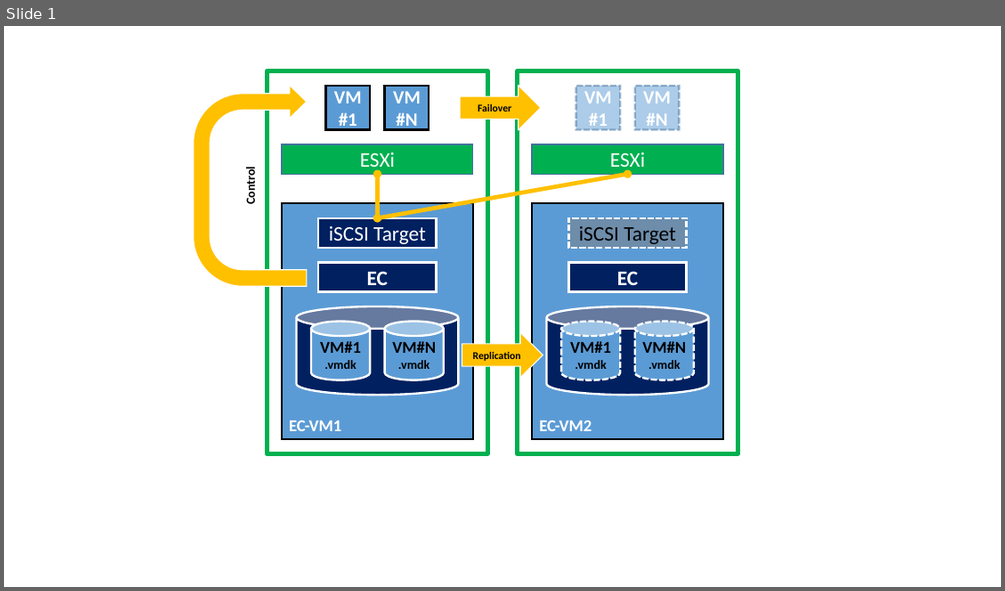
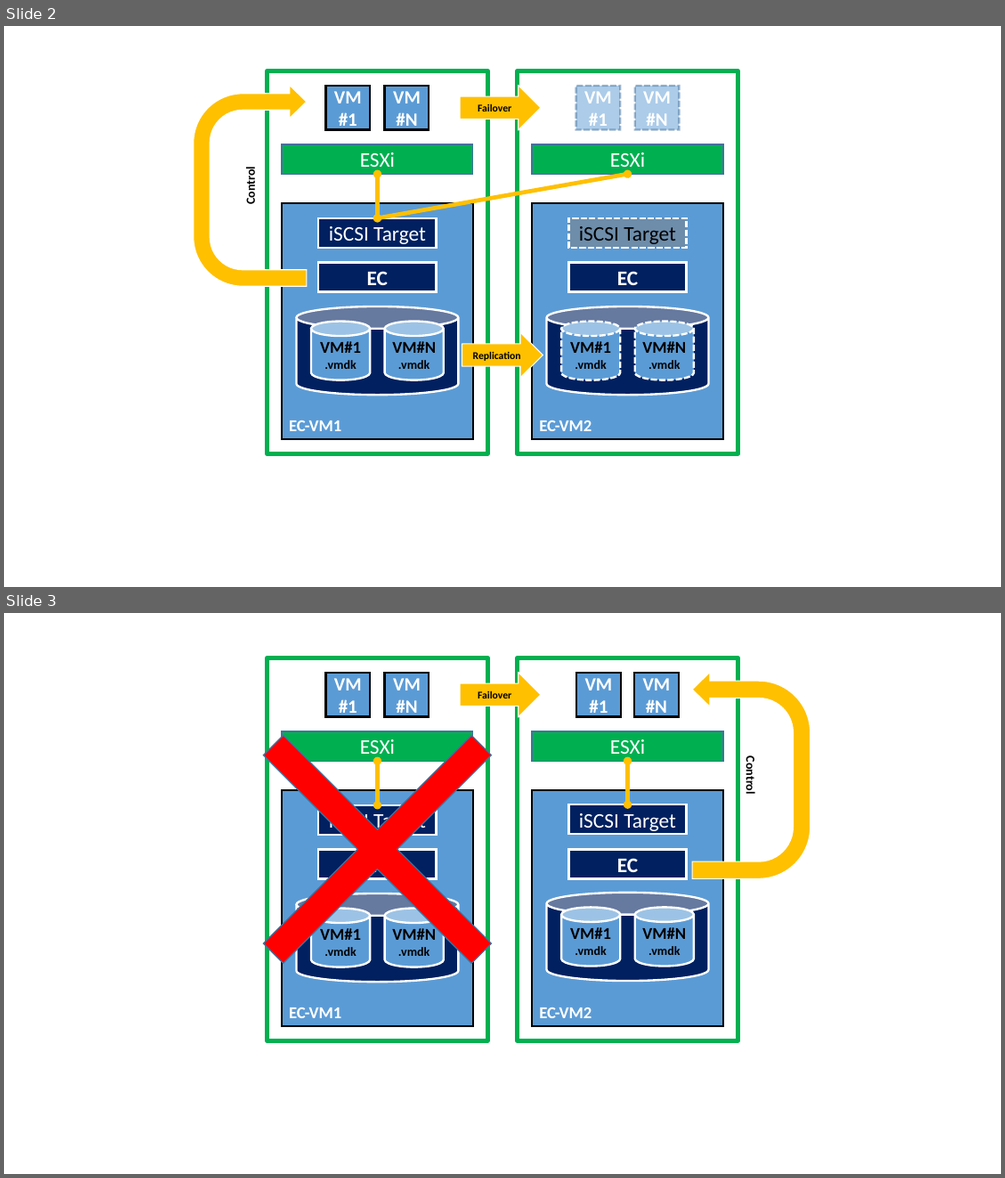
Before and after one commit to EXPRESSCLUSTER/VMware, a slide deck: vmware-cluster.pptx. Shown one above the other, each under a label of ours: slide 1 before the commit, slides 2 and 3 after it. The pictures are 1005x591 and 1005x1178 pixels, drawn with LibreOffice and Linux fonts; fonts in the diff are those of the drawing. Boxes give left, top, right and bottom in pixels: in the first picture for what was removed or moved away, otherwise in the second. Text is boxed around its words. In the diff, an @@ line names an element or a change of style, - is before the commit and + after.

```diff
--- a/vmware-cluster.pptx
+++ b/vmware-cluster.pptx
@@ slide 3 added at bbox=[4, 613, 1001, 1174], background #FFFFFF @@
@@ plus added at bbox=[169, 641, 585, 1058], fill #FF0000, outline #43739E 1 pt @@
@@ rectangle added at bbox=[267, 657, 488, 1041], outline #00B050 4 pt @@
@@ rectangle added at bbox=[517, 657, 737, 1041], outline #00B050 4 pt @@
@@ rectangle added at bbox=[325, 673, 370, 717], fill #5B9BD5, outline #000000 2 pt, 18 pt, text #FFFFFF, bold @@
+VM
+#1
@@ rectangle added at bbox=[385, 673, 429, 717], fill #5B9BD5, outline #000000 2 pt, 18 pt, text #FFFFFF, bold @@
+VM
+#N
@@ right arrow added at bbox=[461, 672, 541, 717], fill #FFC000, outline #FFFFFF 1 pt, 10 pt, text #000000, bold @@
+Failover
@@ rectangle added at bbox=[577, 673, 621, 717], fill #5B9BD5, outline #000000 2 pt, 18 pt, text #FFFFFF, bold @@
+VM
+#1
@@ rectangle added at bbox=[634, 673, 679, 717], fill #5B9BD5, outline #000000 2 pt, 18 pt, text #FFFFFF, bold @@
+VM
+#N
@@ uturn arrow added at bbox=[692, 672, 810, 878], fill #FFC000, outline #FFFFFF 1 pt, 12 pt, text #000000, bold @@
+Control
@@ rectangle added at bbox=[282, 731, 473, 761], fill #00B050, outline #43739E 1 pt, 20 pt, text #FFFFFF @@
+ESXi
@@ rectangle added at bbox=[532, 731, 723, 761], fill #00B050, outline #43739E 1 pt, 20 pt, text #FFFFFF @@
+ESXi
@@ double arrow added from (377, 761) to (377, 805), #FFC000 4 pt @@
@@ double arrow added from (628, 761) to (628, 804), #FFC000 4 pt @@
@@ rectangle added at bbox=[282, 790, 473, 1026], fill #5B9BD5, outline #000000 2 pt, 16 pt, text #FFFFFF, bold @@
+EC-VM1
@@ rectangle added at bbox=[532, 790, 723, 1026], fill #5B9BD5, outline #000000 2 pt, 16 pt, text #FFFFFF, bold @@
+EC-VM2
@@ rectangle added at bbox=[319, 805, 437, 835], fill #002060, outline #FFFFFF 2 pt, 20 pt, text #FFFFFF @@
+iSCSI Target
@@ rectangle added at bbox=[568, 804, 686, 834], fill #002060, outline #FFFFFF 2 pt, 20 pt, text #FFFFFF @@
+iSCSI Target
@@ rectangle added at bbox=[319, 850, 437, 878], fill #002060, outline #FFFFFF 2 pt, 20 pt, text #FFFFFF, bold @@
+EC
@@ rectangle added at bbox=[568, 850, 686, 878], fill #002060, outline #FFFFFF 2 pt, 20 pt, text #FFFFFF, bold @@
+EC
@@ cylinder added at bbox=[297, 893, 459, 981], fill #002060, outline #FFFFFF 2 pt @@
@@ cylinder added at bbox=[547, 892, 709, 981], fill #002060, outline #FFFFFF 2 pt @@
@@ cylinder added at bbox=[311, 908, 371, 967], fill #5B9BD5, outline #FFFFFF 2 pt, 12 pt, text #000000, bold @@
+VM#1
+.vmdk
@@ cylinder added at bbox=[385, 908, 444, 967], fill #5B9BD5, outline #FFFFFF 2 pt, 12 pt, text #000000, bold @@
+VM#N
+.vmdk
@@ cylinder added at bbox=[561, 907, 620, 966], fill #5B9BD5, outline #FFFFFF 2 pt, 12 pt, text #000000, bold @@
+VM#1
+.vmdk
@@ cylinder added at bbox=[635, 907, 695, 966], fill #5B9BD5, outline #FFFFFF 2 pt, 12 pt, text #000000, bold @@
+VM#N
+.vmdk
@@ what was slide 1 is now slide 2 @@
```
Also in this commit, not shown: 1 slide changed, 2 other slides added, 1 other file.
